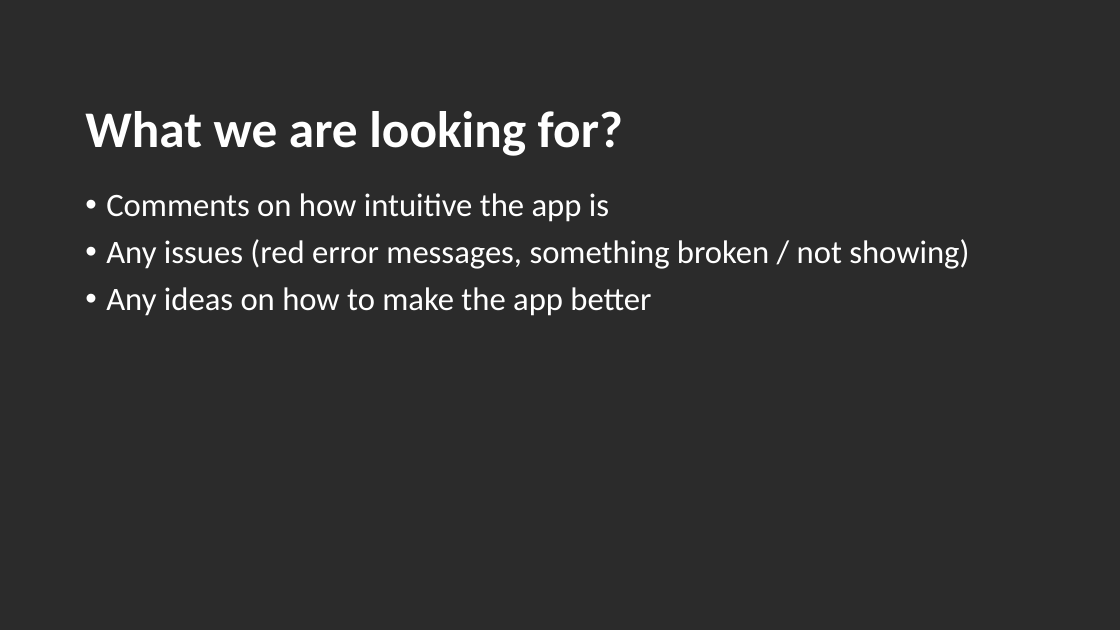
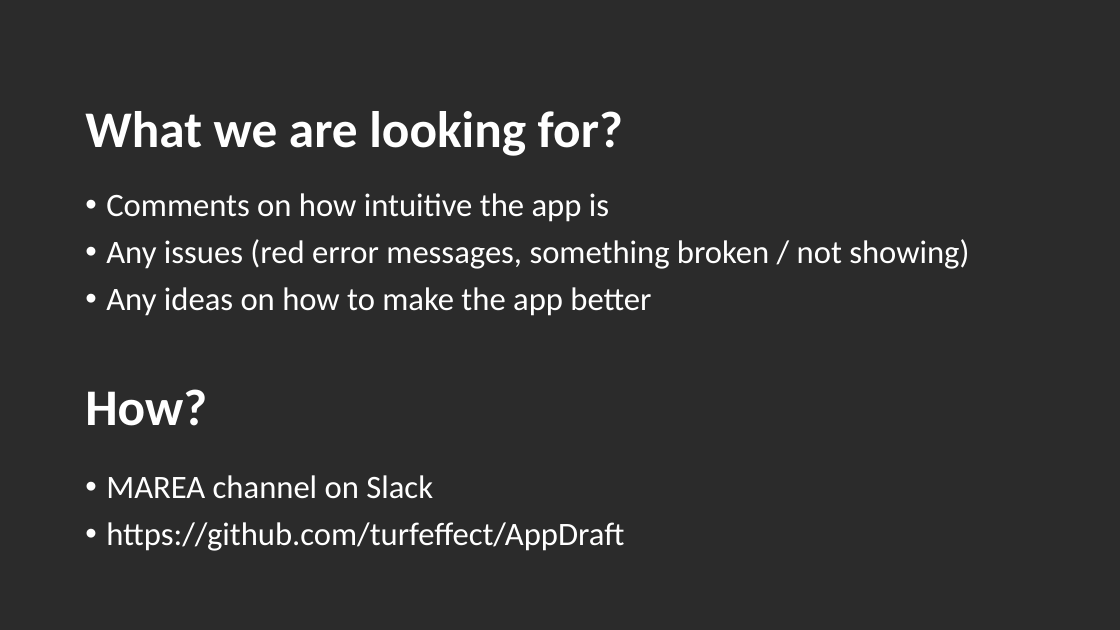
Before and after one commit to turfeffect/Docs, a slide deck: slide 6 of Presentations/MAREA_Testing_LAFFMeeting.pptx. Drawn at 1120x630 pixels with LibreOffice and Linux fonts; fonts in the diff are those of the drawing; background and template pictures are left out; a plain dark background stands for a picture behind light text. Boxes give left, top, right and bottom in pixels: in the first picture for what was removed or moved away, otherwise in the second. Text is boxed around its words. In the diff, an @@ line names an element or a change of style, - is before the commit and + after.

Commit message:
Added the poster and breif

```diff
--- a/Presentations/MAREA_Testing_LAFFMeeting.pptx
+++ b/Presentations/MAREA_Testing_LAFFMeeting.pptx
@@ text added at box(85, 389, 207, 426), 44 pt, text #FFFFFF, bold @@
+How?
@@ text at box(106, 475, 624, 551): paragraphs added @@
+• MAREA channel on Slack
+• https://github.com/turfeffect/AppDraft
```
Also in this commit, not shown: 3 other files.
